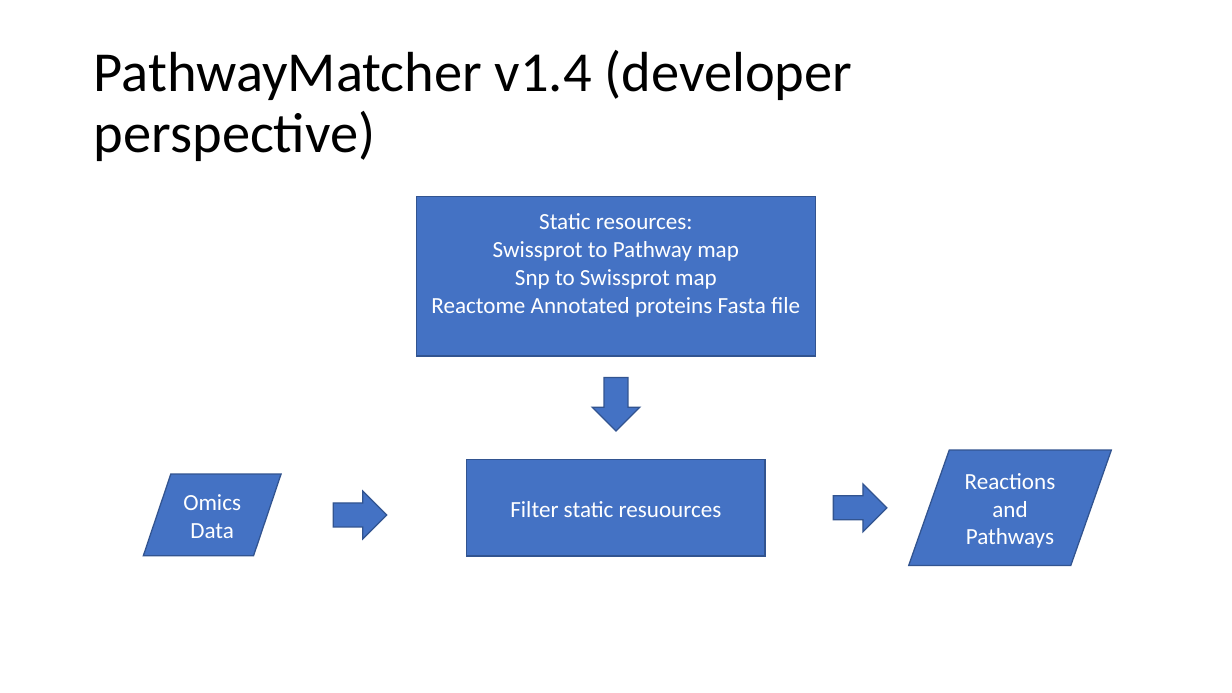
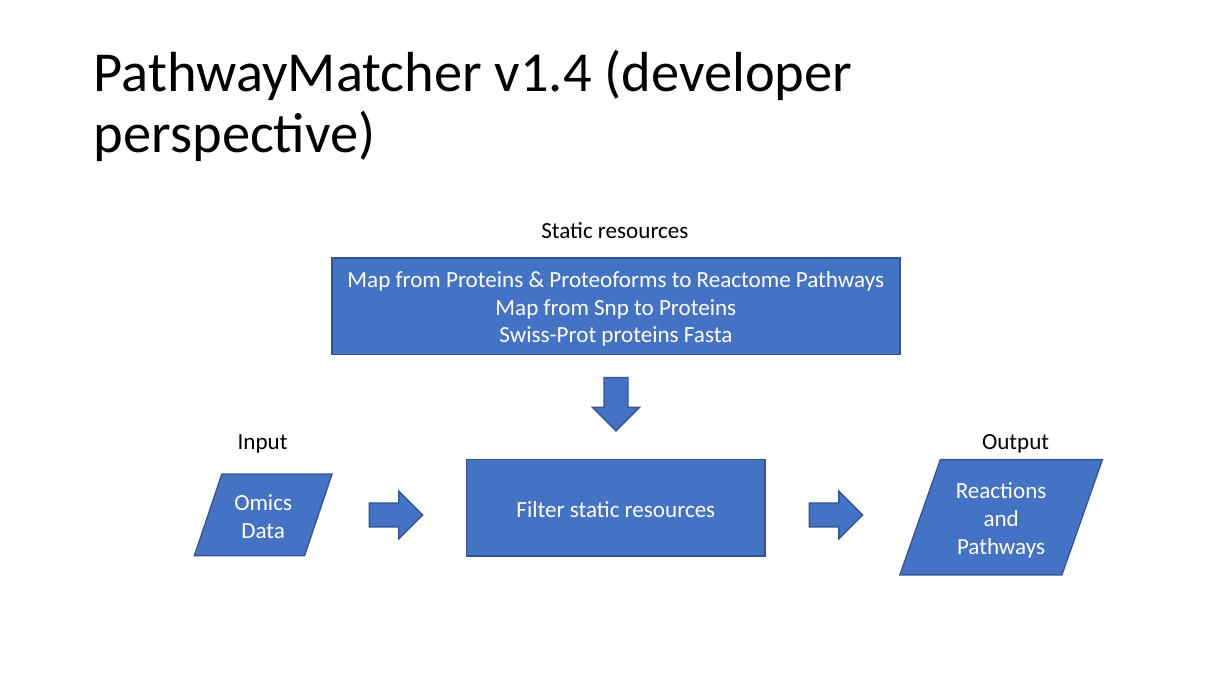
Before and after one commit to PathwayAnalysisPlatform/PathwayMatcher_Dev, a slide deck: slide 3 of docs/Architecture.pptx. Drawn at 1232x693 pixels with LibreOffice and Linux fonts; fonts in the diff are those of the drawing. Boxes give left, top, right and bottom in pixels: in the first picture for what was removed or moved away, otherwise in the second. Text is boxed around its words. In the diff, an @@ line names an element or a change of style, - is before the commit and + after.

```diff
--- a/docs/Architecture.pptx
+++ b/docs/Architecture.pptx
@@ text added at bbox=[541, 222, 689, 238], 18 pt, text #000000 @@
+Static resources
@@ rectangle "Map from Proteins & Proteoforms ...": place and size @@
-rectangle "Map from Proteins & Proteoforms ..." at bbox=[417, 196, 816, 356]
+rectangle "Map from Proteins & Proteoforms ..." at bbox=[332, 258, 899, 354]
@@ text in rectangle at bbox=[347, 271, 884, 346]: text changed @@
-Static resources:
-Swissprot to Pathway map
-Snp to Swissprot map
-Reactome Annotated proteins Fasta file
+Map from Proteins & Proteoforms to Reactome Pathways
+Map from Snp to Proteins
+Swiss-Prot proteins Fasta
@@ text added at bbox=[238, 434, 288, 453], 18 pt, text #000000 @@
+Input
@@ text added at bbox=[982, 434, 1049, 453], 18 pt, text #000000 @@
+Output
@@ flow chart input output "Omics Data": place and size @@
-flow chart input output "Omics Data" at bbox=[143, 474, 281, 556]
+flow chart input output "Omics Data" at bbox=[194, 474, 332, 556]
@@ flow chart input output "Reactions and Pathways": place and size @@
-flow chart input output "Reactions and Pathways" at bbox=[909, 450, 1111, 566]
+flow chart input output "Reactions and Pathways" at bbox=[900, 459, 1103, 575]
@@ right arrow: place and size @@
-right arrow at bbox=[334, 491, 387, 539]
+right arrow at bbox=[370, 491, 423, 539]
@@ text in rectangle at bbox=[516, 501, 716, 517]: text changed @@
-Filter static resuources
+Filter static resources
@@ right arrow: place and size @@
-right arrow at bbox=[834, 484, 887, 532]
+right arrow at bbox=[810, 491, 863, 539]
```
Also in this commit, not shown: 1 slide added, 24 other files.
